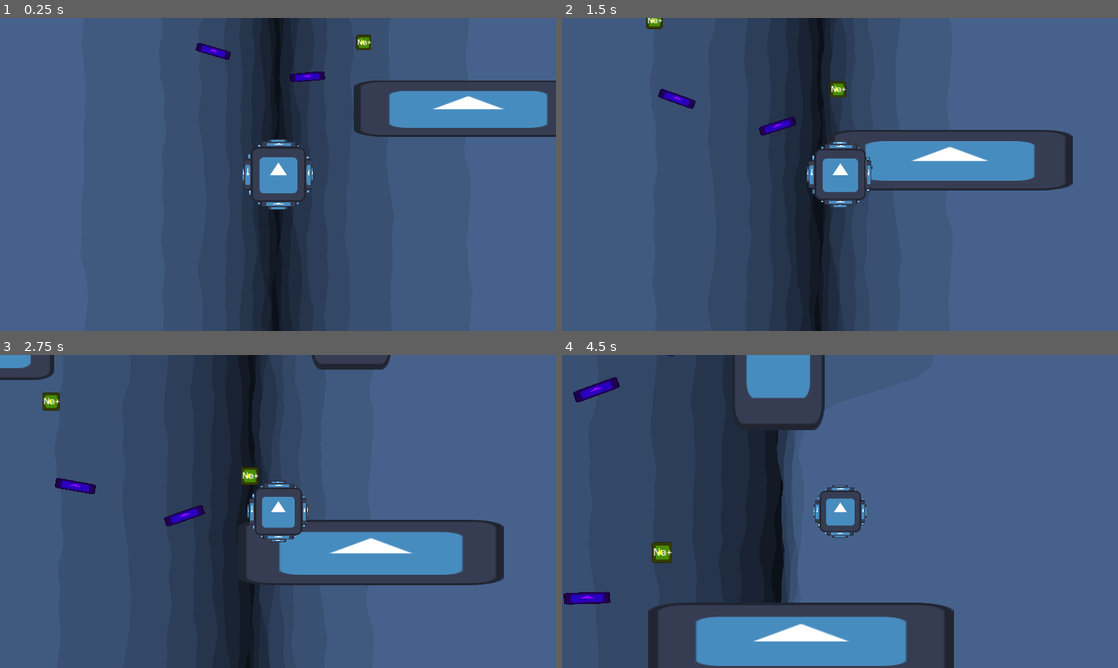
Above: before the commit, frames 1-4 (two rows, left to right).
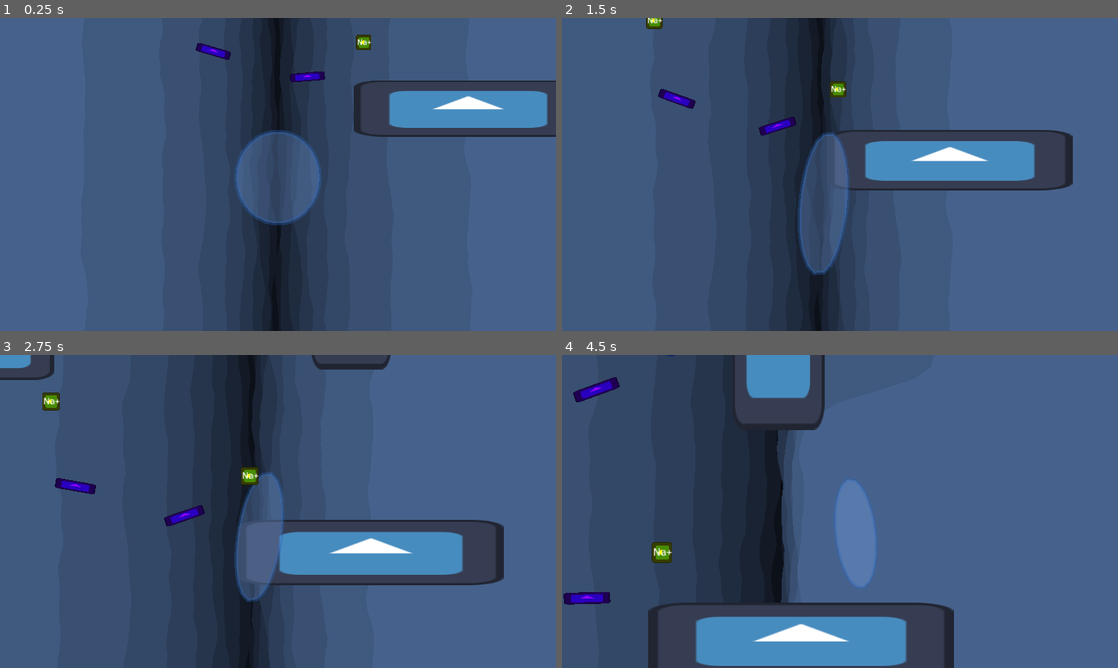
Above: after the commit, the same moments.

Repository: Cax36940/Global-Game-Jam-2025
Game: Godot game, scene res://main.tscn
The game is run twice, just before and just after one commit, with the same random seed, the same clock (stepped at 60 frames per second) and the same inputs. The engine's default icon, where the game draws it, is replaced by a stand-in: a white triangle on a blue panel in a dark square.
Inputs (mouse positions are in pixels of both pictures, inside the frame that each line leads up to):
- Up to frame 1 (0.25 s): no input
- Up to frame 2 (1.5 s): move the mouse to (962, 158) at 0.52 s; hold Right (ui_right) 0.53-1.28 s; click (962, 158) at 0.67 s; move the mouse to (728, 190) at 1.27 s; hold Left (ui_left) from 1.28 s (still down); click (728, 190) at 1.42 s
- Up to frame 3 (2.75 s): move the mouse to (333, 442) at 2.02 s; release Left (ui_left) at 2.03 s; hold Right (ui_right) from 2.03 s (still down); click (333, 442) at 2.17 s
- Up to frame 4 (4.5 s): move the mouse to (812, 574) at 2.77 s; click (812, 574) at 2.92 s; move the mouse to (1006, 558) at 3.52 s; release Right (ui_right) at 3.53 s; hold Left (ui_left) from 3.53 s (still down); click (1006, 558) at 3.67 s; move the mouse to (673, 464) at 4.27 s; click (673, 464) at 4.42 s

The runs differ from the first frame. In frame 1, 3.6% of the frame differs, in the area x 42-58%, y 35-67%; in frame 2, 3.4%; in frame 3, 3.1%; in frame 4, 2.2%.

Commit message:
Add bubble_spirte in bubble scene

Diff:
--- a/bubble/bubble.gd
+++ b/bubble/bubble.gd
@@ -1,6 +1,6 @@
 extends CharacterBody2D
 
-
+@onready var bubble_sprite = $BubbleSprite
 
 const AIR_MIN = 0.1 # bubble pop size
 const SLIDE_RATE = 0.9 # 1 = no slide, 0 = no friction
@@ -52,4 +52,6 @@
 		# TODO : pop !
 		# TODO : end day
 
-	get_node("../RockBackground").set_velocity(-velocity)
+	if(has_node("../RockBackground")):
+		get_node("../RockBackground").set_velocity(-velocity)
+	bubble_sprite.set_speed_force(-velocity)
--- a/bubble/bubble.tscn
+++ b/bubble/bubble.tscn
@@ -1,7 +1,7 @@
 [gd_scene load_steps=4 format=3 uid="uid://gbcb6vfrmeku"]
 
 [ext_resource type="Script" path="res://bubble/bubble.gd" id="1_jhrmi"]
-[ext_resource type="Texture2D" uid="uid://7krt6hywy24k" path="res://icon.svg" id="2_e0gfu"]
+[ext_resource type="PackedScene" uid="uid://idkbtuevxpcd" path="res://bubble/bubble_sprite.tscn" id="3_k1ojm"]
 
 [sub_resource type="CircleShape2D" id="CircleShape2D_orsfs"]
 radius = 85.0059
@@ -12,88 +12,6 @@
 [node name="CollisionShape2D" type="CollisionShape2D" parent="."]
 shape = SubResource("CircleShape2D_orsfs")
 
-[node name="Sprite2D" type="Sprite2D" parent="."]
-position = Vector2(1, 0)
-texture = ExtResource("2_e0gfu")
+[node name="Camera2D" type="Camera2D" parent="."]
 
-[node name="Sprite2D" type="Sprite2D" parent="Sprite2D"]
-position = Vector2(1.00001, -70)
-scale = Vector2(0.648438, 0.09375)
-texture = ExtResource("2_e0gfu")
-
-[node name="Sprite2D10" type="Sprite2D" parent="Sprite2D"]
-position = Vector2(-1.5, -79)
-scale = Vector2(0.367187, 0.046875)
-texture = ExtResource("2_e0gfu")
-
-[node name="Sprite2D14" type="Sprite2D" parent="Sprite2D"]
-position = Vector2(-1, 78.5)
-scale = Vector2(0.367187, 0.0546875)
-texture = ExtResource("2_e0gfu")
-
-[node name="Sprite2D2" type="Sprite2D" parent="Sprite2D"]
-position = Vector2(1.19209e-07, 69)
-scale = Vector2(0.648438, 0.09375)
-texture = ExtResource("2_e0gfu")
-
-[node name="Sprite2D3" type="Sprite2D" parent="Sprite2D"]
-position = Vector2(70.625, -1.90735e-06)
-scale = Vector2(0.0996094, 0.554687)
-texture = ExtResource("2_e0gfu")
-
-[node name="Sprite2D4" type="Sprite2D" parent="Sprite2D"]
-position = Vector2(-71.625, -1.90735e-06)
-scale = Vector2(0.115234, 0.554687)
-texture = ExtResource("2_e0gfu")
-
-[node name="Sprite2D5" type="Sprite2D" parent="Sprite2D"]
-position = Vector2(-66.8125, 42.125)
-scale = Vector2(0.0498046, 0.107422)
-texture = ExtResource("2_e0gfu")
-
-[node name="Sprite2D8" type="Sprite2D" parent="Sprite2D"]
-position = Vector2(-68, -42)
-scale = Vector2(0.0498046, 0.107422)
-texture = ExtResource("2_e0gfu")
-
-[node name="Sprite2D9" type="Sprite2D" parent="Sprite2D"]
-position = Vector2(-44.9063, -67.0625)
-scale = Vector2(0.0639647, 0.0458984)
-texture = ExtResource("2_e0gfu")
-
-[node name="Sprite2D11" type="Sprite2D" parent="Sprite2D"]
-position = Vector2(45.9531, -66.5312)
-scale = Vector2(0.0476074, 0.0385742)
-texture = ExtResource("2_e0gfu")
-
-[node name="Sprite2D12" type="Sprite2D" parent="Sprite2D"]
-position = Vector2(68.4766, -39.2656)
-scale = Vector2(0.0706787, 0.0583496)
-texture = ExtResource("2_e0gfu")
-
-[node name="Sprite2D13" type="Sprite2D" parent="Sprite2D"]
-position = Vector2(69, 39)
-scale = Vector2(0.0706787, 0.0583496)
-texture = ExtResource("2_e0gfu")
-
-[node name="Sprite2D15" type="Sprite2D" parent="Sprite2D"]
-position = Vector2(44.7383, 67.1328)
-scale = Vector2(0.0509644, 0.0447998)
-texture = ExtResource("2_e0gfu")
-
-[node name="Sprite2D16" type="Sprite2D" parent="Sprite2D"]
-position = Vector2(-45.3691, 67.0664)
-scale = Vector2(0.0567322, 0.0458374)
-texture = ExtResource("2_e0gfu")
-
-[node name="Sprite2D6" type="Sprite2D" parent="Sprite2D"]
-position = Vector2(-81.5, -0.5)
-scale = Vector2(0.0390625, 0.320312)
-texture = ExtResource("2_e0gfu")
-
-[node name="Sprite2D7" type="Sprite2D" parent="Sprite2D"]
-position = Vector2(79, -1)
-scale = Vector2(0.0390625, 0.320312)
-texture = ExtResource("2_e0gfu")
-
-[node name="Camera2D" type="Camera2D" parent="."]
+[node name="BubbleSprite" parent="." instance=ExtResource("3_k1ojm")]
--- a/bubble/bubble_sprite.gd
+++ b/bubble/bubble_sprite.gd
@@ -20,6 +20,9 @@
 var mouse_pos: Vector2
 var mouse_colliding: bool = false
 
+var speed_force : Vector2 = Vector2.ZERO
+const MAX_SPEED_FORCE : float = 300.0
+
 func _ready() -> void:
 	area = radius * radius * PI
 	circumference = radius * 2 * PI
@@ -33,7 +36,7 @@
 
 	# Create the initial shape
 	for i in range(points):
-		var delta = Vector2(radius, 0).rotated(deg_to_rad((360 / points) * i))
+		var delta = Vector2(radius, 0).rotated(deg_to_rad((360. / points) * i))
 		blob_points.push_back(global_position + delta)
 		blob_initial_points.push_back(global_position + delta)
 		blob_old_points.push_back(global_position + delta)
@@ -67,7 +70,10 @@
 
 		# Compute area difference and dilation
 		var current_area = blob_area()
-		var delta_area = area - current_area if current_area < area * 2 else 0
+		var delta_area : float = 0
+		if current_area < area * 1.5 :
+			delta_area = area - current_area
+
 		var dilation_distance = delta_area / circumference
 
 		# Apply dilation
@@ -90,18 +96,22 @@
 
 		# Collision handling
 		for i in range(points):
-			if mouse_colliding and (blob_points[i] - mouse_pos + global_position).length() < 50:
-				blob_points[i] = set_distance(blob_points[i], mouse_pos - global_position, 50)
+			if mouse_colliding and (blob_points[i] - mouse_pos + position).length() < 50:
+				blob_points[i] = set_distance(blob_points[i], mouse_pos - position, 50)
 
-			if (blob_points[i] - global_position).length() > 150:
-				blob_points[i] = set_distance(blob_points[i], global_position, 150)
+			#if (blob_points[i] - position).length() > 150:
+			#	blob_points[i] = set_distance(blob_points[i], position, 150)
 
 	# Apply Verlet Integration
 	for i in range(points):
 		verlet_integrate_blob(i)
-		blob_points[i] += (blob_initial_points[i] - blob_points[i]) * delta
-		#blob_points[i] += Vector2(0, min(1, delta * 30))  # Apply gravity
+		blob_points[i] += (blob_initial_points[i] - blob_points[i]) * delta * 0.5
+		if speed_force.length() > MAX_SPEED_FORCE :
+			speed_force = MAX_SPEED_FORCE * speed_force.normalized()
+		var force : Vector2 = ((blob_initial_points[i].y + radius) / (radius)) * speed_force
+		blob_points[i] += force * delta
 
+	position.y = min((blob_initial_points[int(3*points/4.)] - blob_points[int(3*points/4.)]).y, 0)
 	blob.polygon = blob_points
 	blob_outline.points = blob_points
 
@@ -115,10 +125,10 @@
 	return anchor + to_anchor
 
 func blob_area() -> float:
-	var area = 0.0
+	var current_area = 0.0
 	for i in range(len(blob_points) - 1):
-		area += blob_points[i].x * blob_points[i + 1].y - blob_points[i + 1].x * blob_points[i].y
-	return abs(area) / 2.0
+		current_area += blob_points[i].x * blob_points[i + 1].y - blob_points[i + 1].x * blob_points[i].y
+	return abs(current_area) / 2.0
 
 func _input(event):
 	if event is InputEventMouseMotion:
@@ -128,3 +138,7 @@
 			mouse_colliding = true
 		else:
 			mouse_colliding = false
+
+func set_speed_force(new_speed_force : Vector2):
+	speed_force.y = move_toward(speed_force.y, new_speed_force.y, 1)
+	speed_force.x = new_speed_force.x * 0.05
--- a/bubble/bubble_sprite.tscn
+++ b/bubble/bubble_sprite.tscn
@@ -2,7 +2,7 @@
 
 [ext_resource type="Script" path="res://bubble/bubble_sprite.gd" id="1_tdfyk"]
 
-[node name="BlobSimulation" type="Node2D"]
+[node name="BubbleSprite" type="Node2D"]
 script = ExtResource("1_tdfyk")
 
 [node name="Blob" type="Polygon2D" parent="."]
